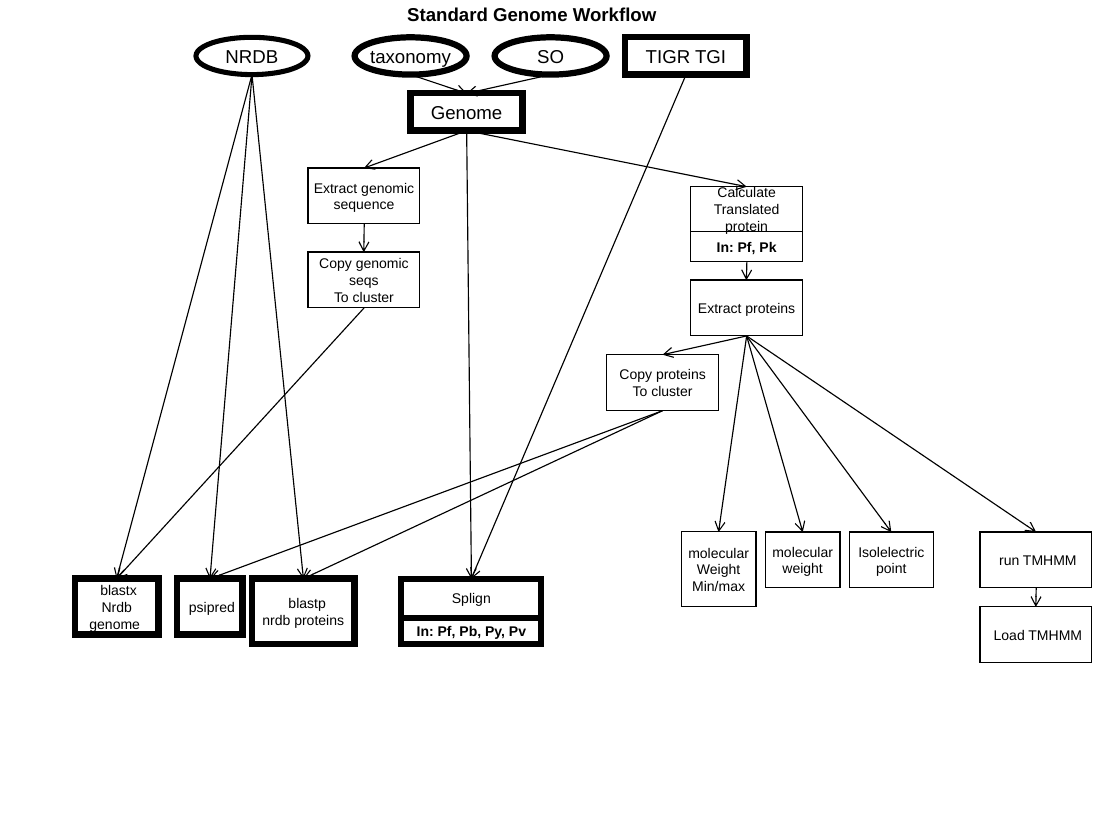
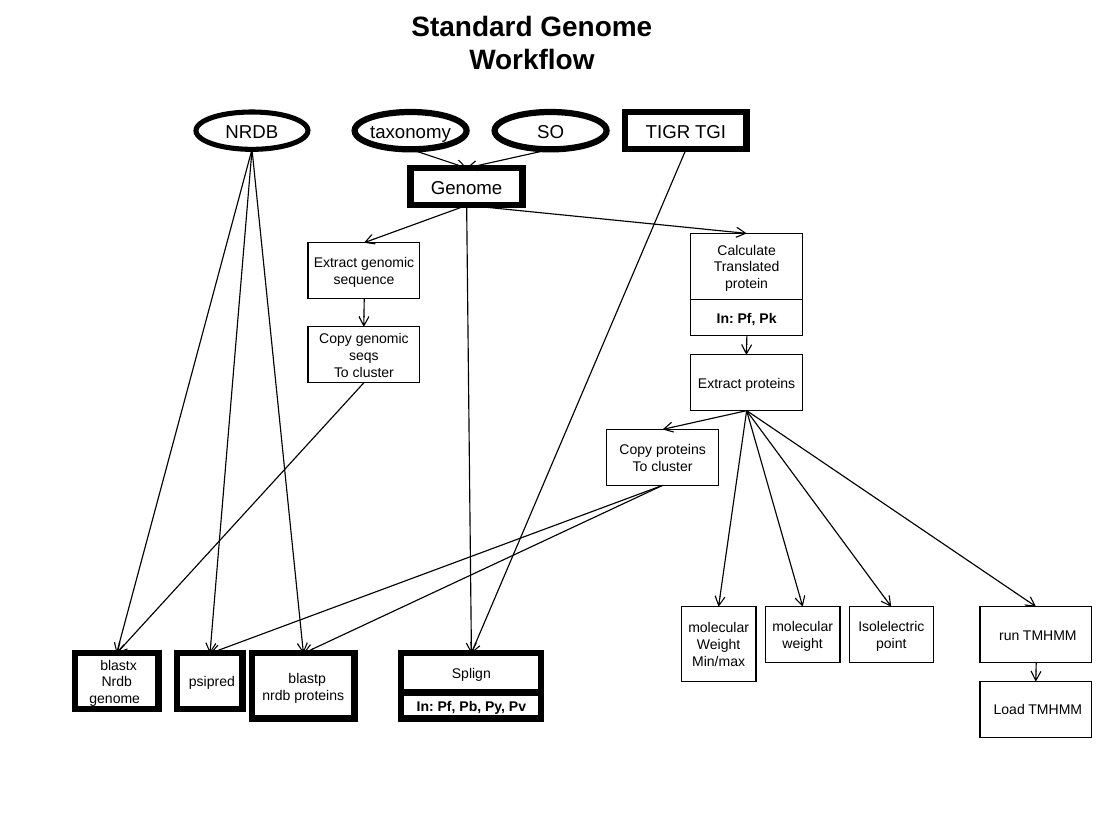
Before and after one commit to VEuPathDB/ApiCommonData, a slide deck: slide 4 of Load/doc/workflow/plasmodb/7.7/ApiWorkFlow.ppt (slide 3 before the commit). Drawn at 1120x840 pixels with LibreOffice and Linux fonts; fonts in the diff are those of the drawing. Boxes give left, top, right and bottom in pixels: in the first picture for what was removed or moved away, otherwise in the second. Text is boxed around its words. In the diff, an @@ line names an element or a change of style, - is before the commit and + after.

```diff
--- a/Load/doc/workflow/plasmodb/7.7/ApiWorkFlow.ppt
+++ b/Load/doc/workflow/plasmodb/7.7/ApiWorkFlow.ppt
@@ title "Standard Genome Workflow": place and size @@
-title "Standard Genome Workflow" at (407,7,657,22)
+title "Standard Genome Workflow" at (411,15,652,70)
@@ title "Standard Genome Workflow" at (411,15,652,70): size 12 to 18 pt @@
@@ 19 arrows, 16 rectangles, 3 ellipses: place and size @@
-19 arrows, 16 rectangles, 3 ellipses at (75,37,1092,663)
+19 arrows, 16 rectangles, 3 ellipses at (75,112,1092,737)
@@ arrow moved from (467, 131) - (747, 187) to (467, 205) - (747, 233) @@
@@ rectangle "Calculate": place and size @@
-rectangle "Calculate" at (691,187,803,232)
+rectangle "Calculate" at (691,233,803,299)
@@ rectangle "In: Pf, Pk": place and size @@
-rectangle "In: Pf, Pk" at (691,232,803,262)
+rectangle "In: Pf, Pk" at (691,299,803,336)
```
Also in this commit, not shown: 6 other slides changed, 11 slides added, 2 other files.
